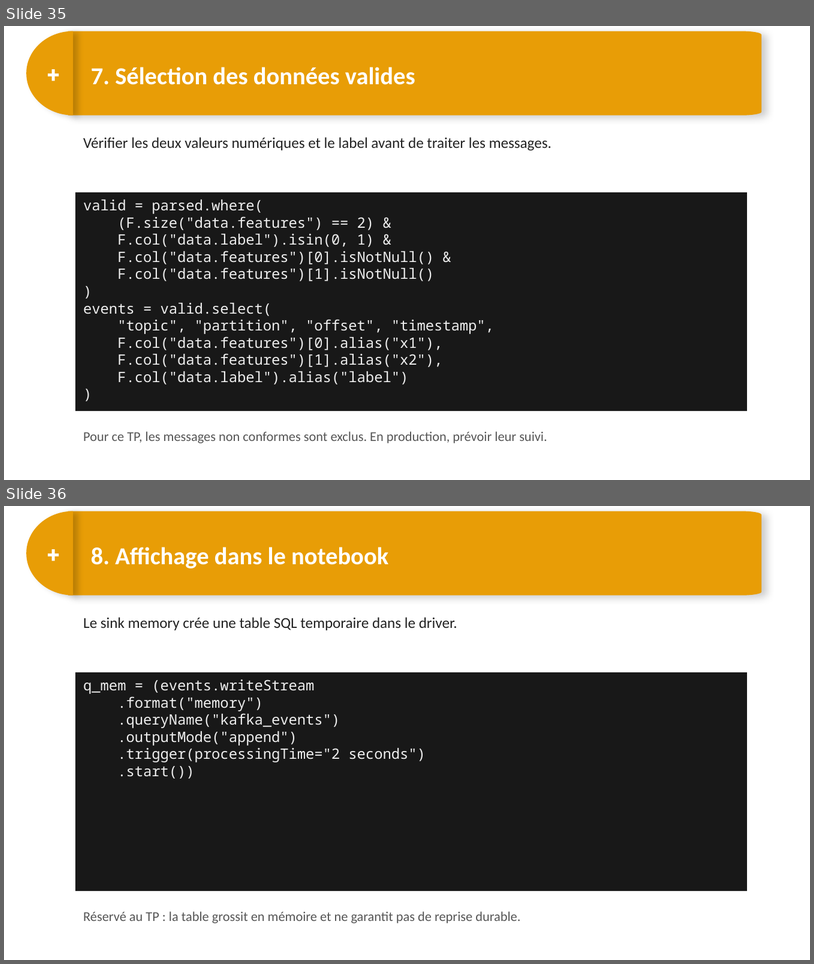
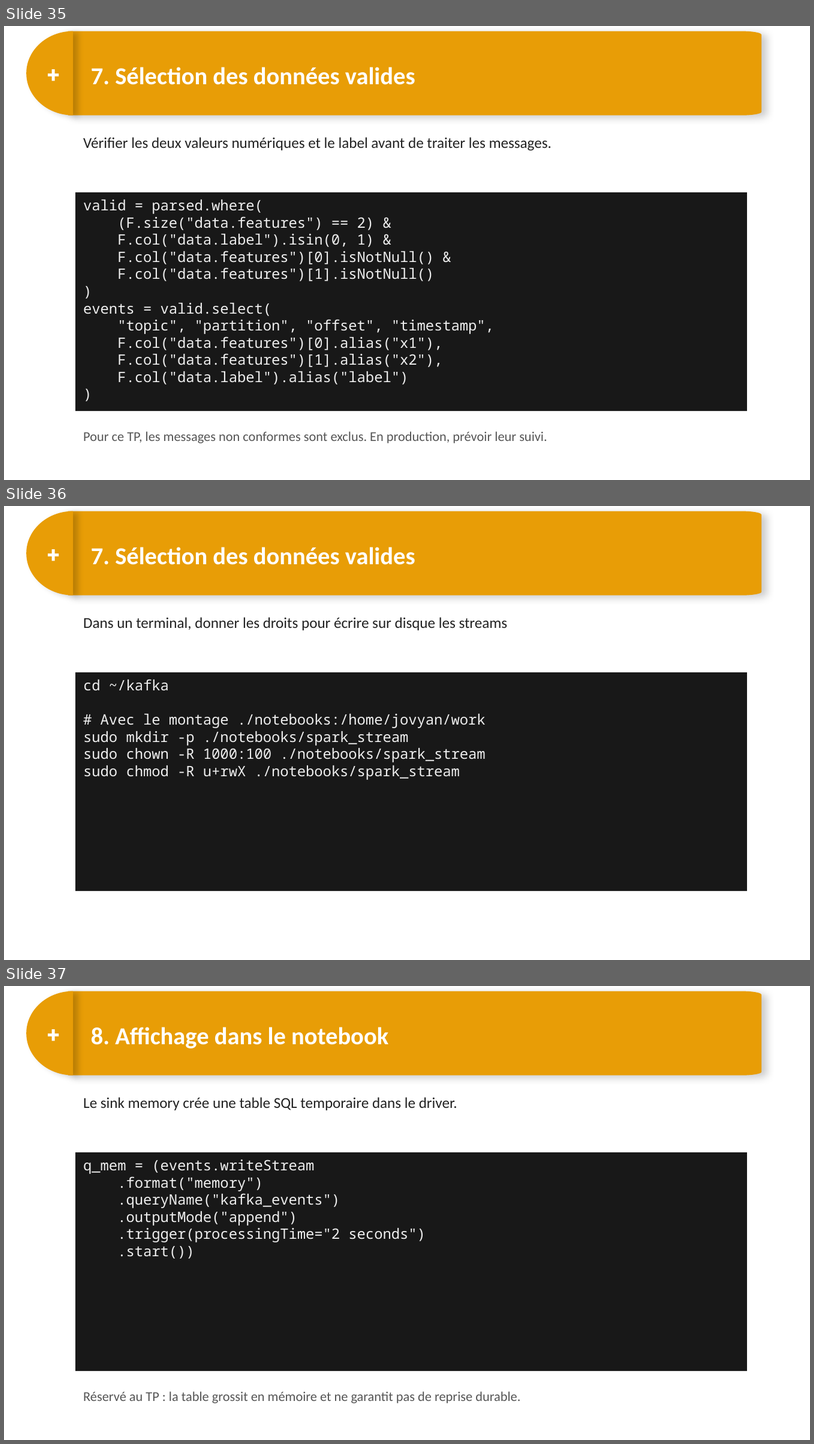
Before and after one commit to DARGOUARCH/spark_formation, a slide deck: 12 bis - Exercice-Kafka-Spark-Streaming.pptx. Shown one above the other, each under a label of ours: slides 35 and 36 before the commit, slides 35, 36 and 37 after it. The pictures are 814x964 and 814x1444 pixels, drawn with LibreOffice and Linux fonts; fonts in the diff are those of the drawing. Boxes give left, top, right and bottom in pixels: in the first picture for what was removed or moved away, otherwise in the second. Text is boxed around its words. In the diff, an @@ line names an element or a change of style, - is before the commit and + after.

Commit message:
Nouveau exercice kafka

```diff
--- a/12 bis - Exercice-Kafka-Spark-Streaming.pptx
+++ b/12 bis - Exercice-Kafka-Spark-Streaming.pptx
@@ slide 36 added at (4,506,810,960), background #FFFFFF @@
@@ freeform shape added at (27,511,74,595), fill #E89D06 @@
@@ freeform shape added at (69,511,762,595), fill #E89D06 @@
@@ text added at (39,537,69,571), 20 pt, text #FFFFFF, bold @@
++
@@ text added at (91,547,416,565), 21.8 pt, text #FFFFFF, bold @@
+7. Sélection des données valides
@@ text added at (83,617,508,630), 13.5 pt, text #222222 @@
+Dans un terminal, donner les droits pour écrire sur disque les streams
@@ rectangle added at (76,672,747,891), fill #181818, 12.8 pt, text #EEEEEE @@
+cd ~/kafka
+# Avec le montage ./notebooks:/home/jovyan/work
+sudo mkdir -p ./notebooks/spark_stream
+sudo chown -R 1000:100 ./notebooks/spark_stream
+sudo chmod -R u+rwX ./notebooks/spark_stream
@@ what was slide 36 is now slide 37 @@
```
